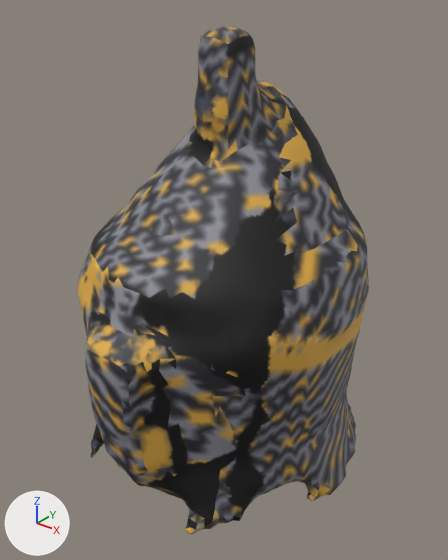
Two versions of the glTF model www/proto3d/models/beth/equipment/fitted/finn/finn_chain_legendary_helm.glb, one commit apart.
Camera for both pictures: a 50 mm camera at (0.376, -0.648, 1.896) aimed at (0.016, -0.199, 1.617). Arrows for +X, +Y and +Z are at lower left; the lights stay in place. The first picture is the older version. Vertices at exactly the same position are counted once.

The first picture shows 'finn_chain_legendary_helm'.
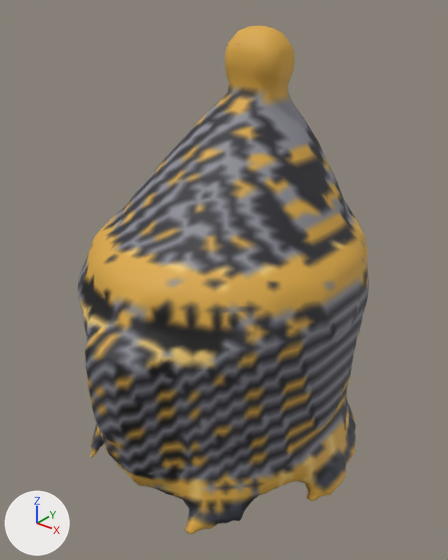
What differs and where, as boxes (x1, y1, x2, y2) in the pictures (448 x 560 px; the box of a moved part takes in the faces that stretch with it):
part 1 of me_finn_chain_legendary_helm_hi_001, moved or reshaped
    both: (158, 26, 305, 223)
part 2 of me_finn_chain_legendary_helm_hi_001, moved or reshaped (mostly hidden)
    both: (341, 404, 347, 426)
part 3 of me_finn_chain_legendary_helm_hi_001, moved or reshaped
    both: (176, 347, 315, 534)
part 4 of me_finn_chain_legendary_helm_hi_001, surface changed
    both: (78, 105, 369, 534)

The change, as a list of edits to the scene's bpy script:
```text
Change me_finn_chain_legendary_helm_hi_001:
    used by ob_finn_chain_legendary_helm; location = (0.0, 0.0, 0.0)
    remove me_finn_chain_legendary_helm_hi_001.from_pydata(...)  # 3997 vertices, 7990 faces; spans x -0.142..0.161, y -0.362..-0.025, z 1.41..1.858
    add me_finn_chain_legendary_helm_hi_001.from_pydata(...)  # 3997 vertices, 7990 faces; spans x -0.142..0.161, y -0.362..-0.025, z 1.41..1.856
    me_finn_chain_legendary_helm_hi_001 part 1: 33 vertices moved from x -0.052..0.053, y -0.244..-0.102, z 1.69..1.796 to x -0.052..0.054, y -0.241..-0.103, z 1.691..1.797; 256 vertices removed from x -0.054..0.063, y -0.272..-0.098, z 1.651..1.858; 232 vertices added at x -0.053..0.064, y -0.277..-0.098, z 1.646..1.856
    me_finn_chain_legendary_helm_hi_001 part 2: 1 vertex moved within x -0.03, y -0.08, z 1.453; 12 vertices removed from x -0.134..0.136, y -0.136..-0.048, z 1.41..1.645; 25 vertices added at x -0.135..0.137, y -0.145..-0.046, z 1.41..1.645
    me_finn_chain_legendary_helm_hi_001 part 3: 1 vertex moved within x 0.084, y -0.316, z 1.411; 5 vertices removed from x 0.061..0.141, y -0.32..-0.22, z 1.449..1.592; 11 vertices added at x 0.06..0.141, y -0.324..-0.215, z 1.411..1.595
    me_finn_chain_legendary_helm_hi_001 part 4: 7213 kept faces spanning x -0.142..0.161, y -0.362..-0.025, z 1.41..1.797 get new texture (UV) coordinates
    other edits to the shape of me_finn_chain_legendary_helm_hi_001 do not show in these pictures
```
